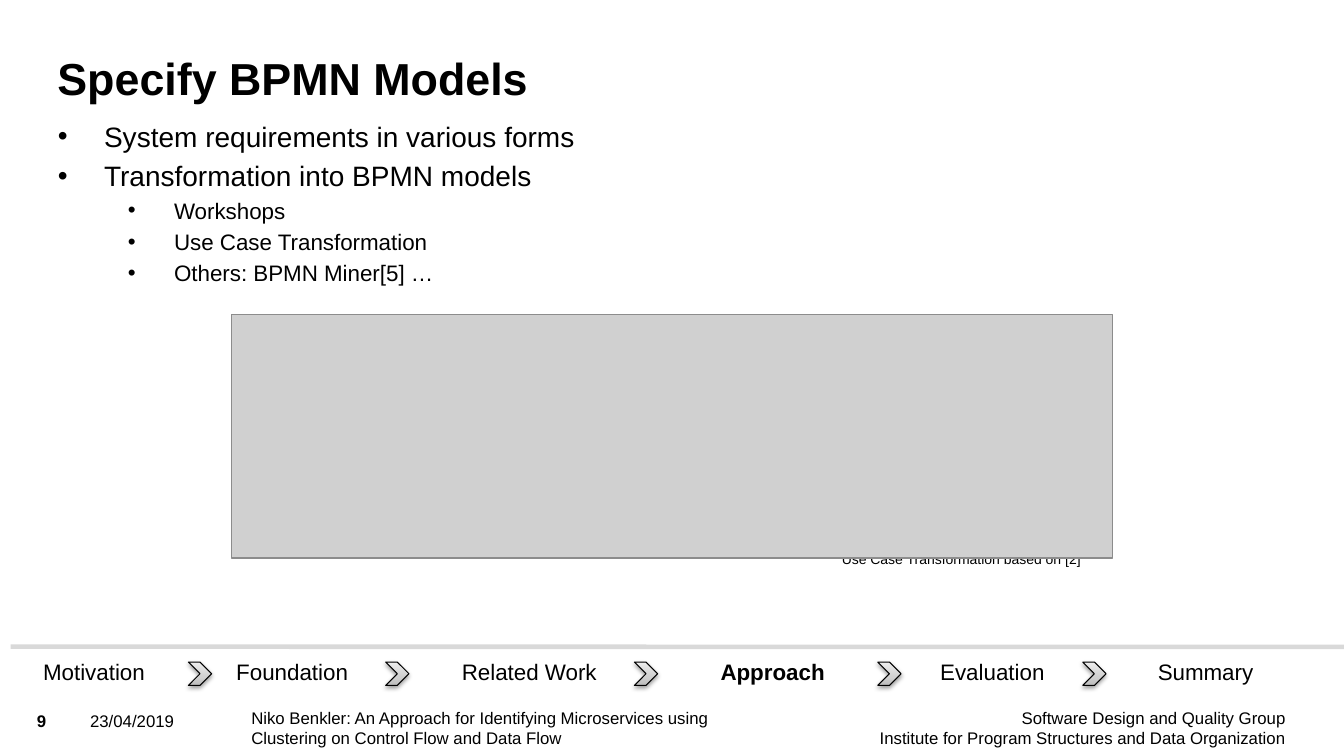
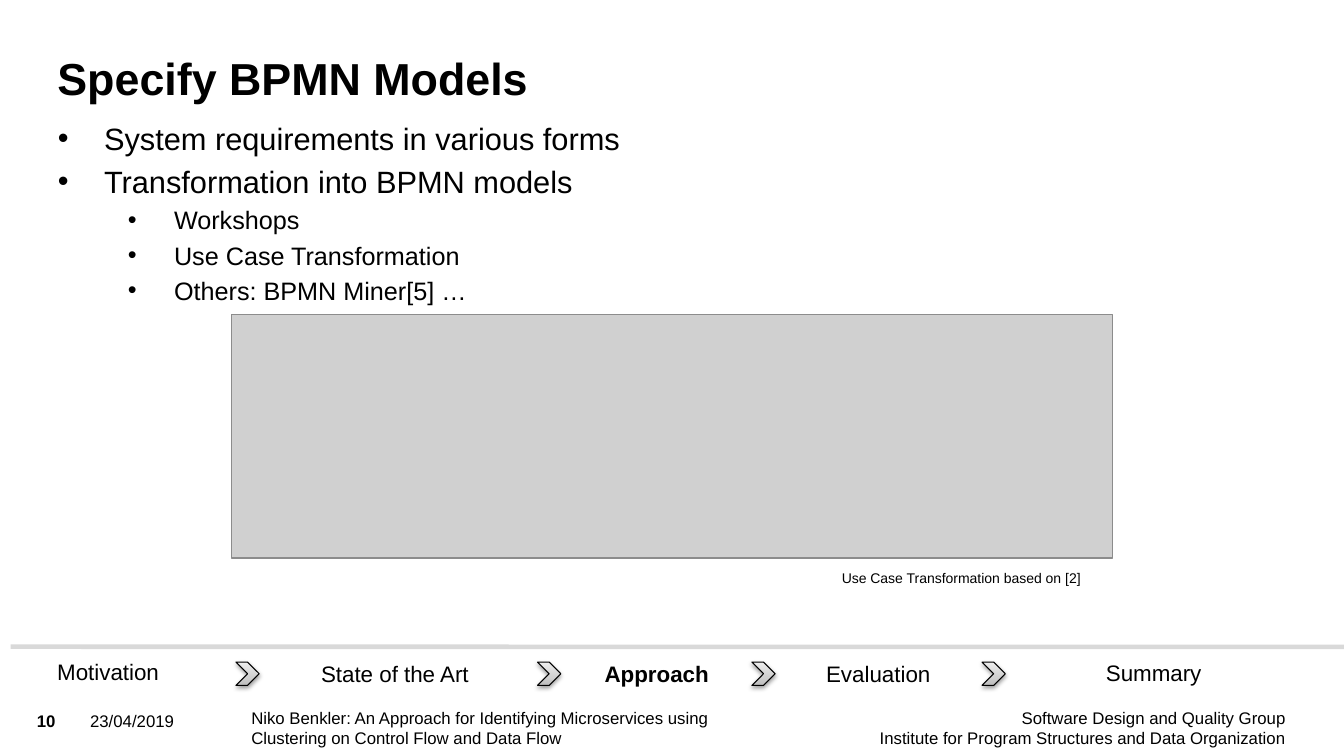
Before and after one commit to Benkler/BA, a slide deck: slide 10 of Vortrag/BA_Niko_Benkler_Presentation.pptx (slide 9 before the commit). Drawn at 1344x756 pixels with LibreOffice and Linux fonts; fonts in the diff are those of the drawing; grey boxes stand for pictures; background and template pictures are left out. Boxes give left, top, right and bottom in pixels: in the first picture for what was removed or moved away, otherwise in the second. Text is boxed around its words. In the diff, an @@ line names an element or a change of style, - is before the commit and + after.

```diff
--- a/Vortrag/BA_Niko_Benkler_Presentation.pptx
+++ b/Vortrag/BA_Niko_Benkler_Presentation.pptx
@@ text at (104, 127, 620, 306): size 20 to 22 pt in "System requirements in various forms", "Transformation into BPMN models"; size 16 to 18 pt in "Workshops", "Use Case Transformation", "Others: BPMN Miner[5] …" @@
@@ text "Motivation": place and size @@
-text "Motivation" at (43, 663, 145, 681)
+text "Motivation" at (57, 663, 159, 681)
@@ text "Approach": place and size @@
-text "Approach" at (721, 663, 825, 685)
+text "Approach" at (605, 665, 709, 687)
@@ text "Evaluation": place and size @@
-text "Evaluation" at (940, 663, 1044, 681)
+text "Evaluation" at (826, 665, 930, 683)
@@ text "Summary": place and size @@
-text "Summary" at (1158, 664, 1254, 685)
+text "Summary" at (1106, 665, 1202, 686)
@@ chevron: place and size @@
-chevron at (189, 662, 212, 686)
+chevron at (236, 662, 259, 686)
@@ text removed at (236, 663, 348, 681) @@
-Foundation
@@ text added at (321, 665, 469, 683), 16 pt, text #000000 @@
+State of the Art
@@ chevron removed at (386, 662, 409, 686) @@
@@ text removed at (462, 663, 597, 681) @@
-Related Work
@@ chevron: place and size @@
-chevron at (634, 662, 657, 686)
+chevron at (537, 662, 561, 686)
@@ chevron: place and size @@
-chevron at (878, 662, 901, 686)
+chevron at (752, 662, 775, 686)
@@ chevron: place and size @@
-chevron at (1083, 662, 1106, 686)
+chevron at (982, 662, 1005, 686)
@@ page number at (37, 715, 56, 727): text changed @@
-9
+10
```
Also in this commit, not shown: 18 other slides changed, 6 slides added, 3 slides removed, 12 other files.
